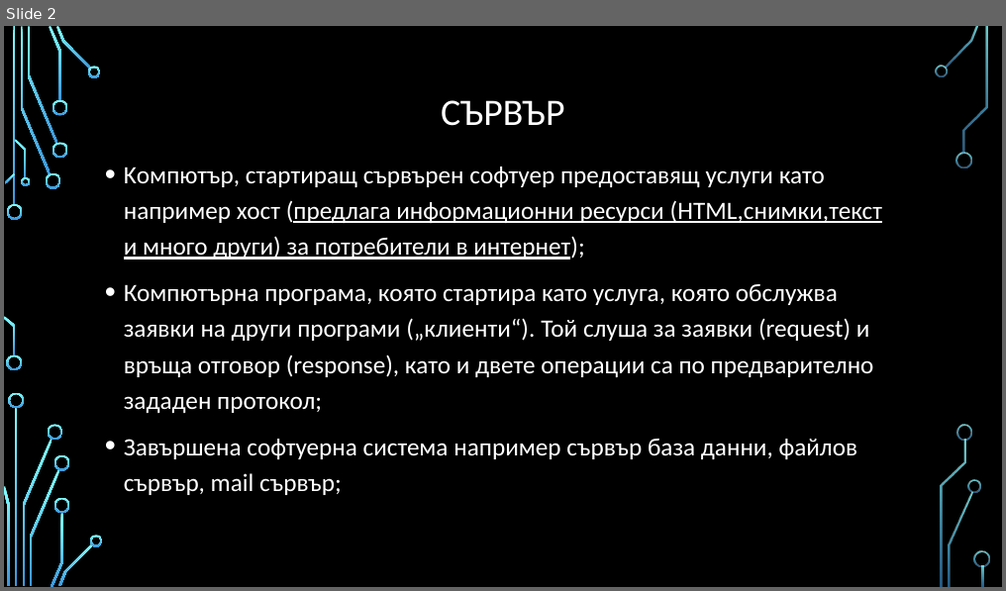
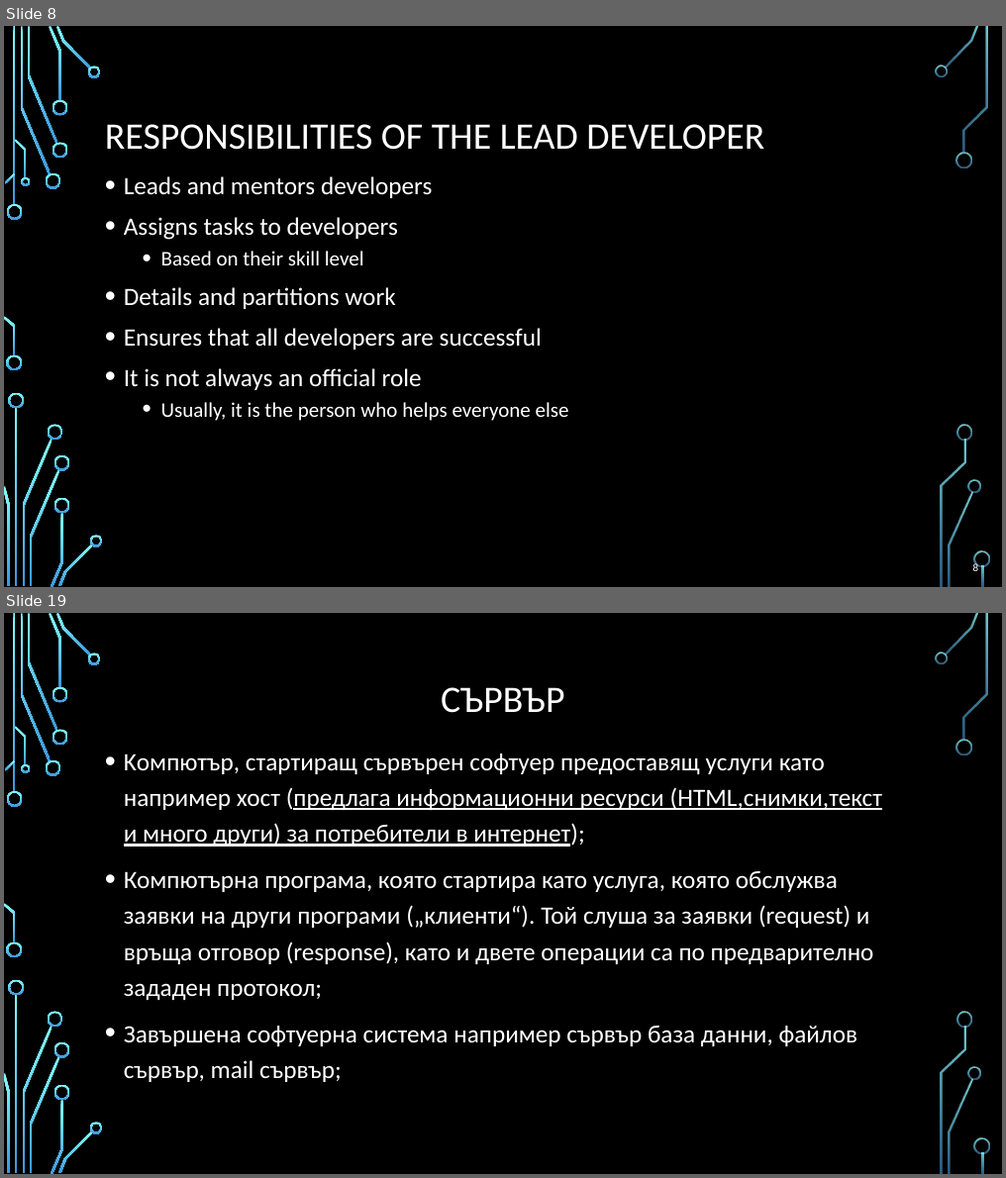
Before and after one commit to profjordanov/hybrid-app-development, a slide deck: 00. Lecture/basics_and_beyond.pptx. Shown one above the other, each under a label of ours: slide 2 before the commit, slides 8 and 19 after it; the slides between them are not shown. The pictures are 1006x591 and 1006x1178 pixels, drawn with LibreOffice and Linux fonts; fonts in the diff are those of the drawing; background and template pictures are left out. Boxes give left, top, right and bottom in pixels: in the first picture for what was removed or moved away, otherwise in the second. Text is boxed around its words. In the diff, an @@ line names an element or a change of style, - is before the commit and + after.

```diff
--- a/00. Lecture/basics_and_beyond.pptx
+++ b/00. Lecture/basics_and_beyond.pptx
@@ slide 8 added at bbox=[4, 26, 1002, 587], background picture (left out); not listed: 36 template elements that a slide beside it also shows @@
@@ title added at bbox=[105, 124, 764, 150], 36 pt, text #FFFFFF @@
+RESPONSIBILITIES OF THE LEAD DEVELOPER
@@ text added at bbox=[124, 176, 569, 421], 24 pt, text #FFFFFF @@
+• Leads and mentors developers
+• Assigns tasks to developers
+  • Based on their skill level
+• Details and partitions work
+• Ensures that all developers are successful
+• It is not always an official role
+  • Usually, it is the person who helps everyone else
@@ page number added at bbox=[973, 563, 979, 571], 10.5 pt, text #FFFFFF @@
+8
@@ what was slide 2 is now slide 19 @@
```
Also in this commit, not shown: 16 other slides added.
